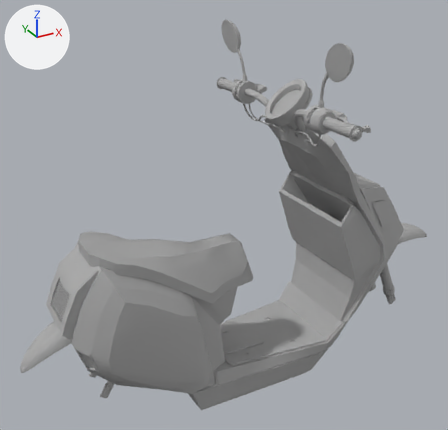
The OBJ model Resources/Bike/carlinga.obj as it was, and as the next commit left it.
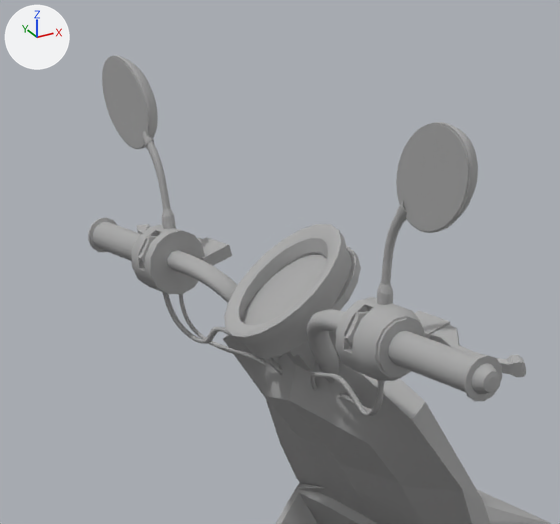
Each version appears first whole from a 50 mm camera at (-0.143, -0.246, 0.236) aimed at (-0.005, 0.003, 0.111), and next in a close-up on the part from 41% to 85% of the width and 0% to 43% of the height. The lights are fixed; the arrows at upper left show +X, +Y and +Z. Where no turn or scale is listed for an object, it has been applied to the vertices. Vertices at the same position are counted once.

The first close-up shows 'pasted__pasted__pCylinder11_Untitled.015', 'pasted__pasted__pCylinder12_Untitled.013', 'pasted__pasted__pSphere8_Untitled.003', 'pasted__pasted__polySurface83_Untitled.002', 'pasted__pasted__polySurface84_Untitled.019', 'pasted__pasted__polySurface87_Untitled.016', 'pasted__pasted__polySurface88_Untitled.012'.
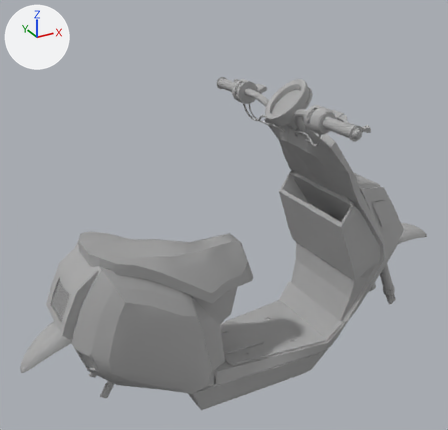
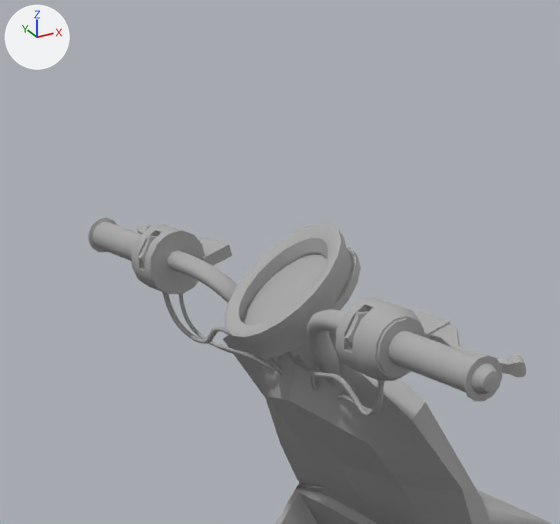
Changed parts and their boxes (x1, y1, x2, y2) in the close-ups (560 x 524 px):
'pasted__pasted__polySurface87_Untitled.016', reshaped: before (88, 55, 502, 416); after (88, 217, 502, 416)
'pasted__pasted__pCylinder12_Untitled.013', reshaped: before (137, 131, 526, 383); after (137, 224, 526, 386)
'pasted__pasted__polySurface83_Untitled.002', deleted: before (397, 125, 468, 231)
'pasted__pasted__polySurface84_Untitled.019', deleted: before (102, 58, 148, 148)
part 1 of me_pasted__pasted__pcylinder12_untitled_013, cut back: before (377, 201, 407, 305)
part 2 of me_pasted__pasted__pcylinder12_untitled_013, cut back: before (142, 131, 176, 229)
part 3 of me_pasted__pasted__polysurface87_untitled_016, deleted: before (102, 55, 158, 149)
part 4 of me_pasted__pasted__polysurface87_untitled_016, deleted: before (396, 122, 478, 233)

Patch to the scene script:
```diff
--- a/Resources/Bike/carlinga.obj.py
+++ b/Resources/Bike/carlinga.obj.py
@@ me_pasted__pasted__pcylinder12_untitled_013 @@
 # used by ob_pasted__pasted__pcylinder12_untitled_013; location = (0.0, 0.0, 0.0)
-me_pasted__pasted__pcylinder12_untitled_013.from_pydata(...)  # 3248 vertices, 4540 faces; spans x -0.081..0.104, y -0.061..0.049, z 0.037..0.189
+me_pasted__pasted__pcylinder12_untitled_013.from_pydata(...)  # 2848 vertices, 5608 faces; spans x -0.081..0.104, y -0.061..0.049, z 0.037..0.171
+# me_pasted__pasted__pcylinder12_untitled_013 part 1: 206 vertices removed from x 0.017..0.02, y -0.044..-0.036, z 0.171..0.189; 4 vertices added at x 0.019..0.02, y -0.039..-0.036, z 0.17..0.171
+# me_pasted__pasted__pcylinder12_untitled_013 part 2: 203 vertices removed from x 0.017..0.02, y 0.024..0.032, z 0.171..0.189; 5 vertices added at x 0.018..0.021, y 0.025..0.026, z 0.17..0.171
 me_pasted__pasted__pcylinder12_untitled_013.materials.append(mat_pasted__lambert4)
@@ me_pasted__pasted__polysurface87_untitled_016 @@
 me_pasted__pasted__polysurface87_untitled_016.from_pydata(...)  # 2446 vertices, 2430 faces; spans x 0.0127..0.0401, y -0.0636..0.0515, z 0.1353..0.2005
 # used by ob_pasted__pasted__polysurface87_untitled_016; location = (0.0, 0.0, 0.0)
+# me_pasted__pasted__polysurface87_untitled_016 part 3: the loose piece of 411 vertices spanning x 0.0159..0.0212, y 0.0294..0.0458, z 0.1848..0.2005 is deleted
+# me_pasted__pasted__polysurface87_untitled_016 part 4: the loose piece of 411 vertices spanning x 0.0159..0.0212, y -0.0579..-0.0415, z 0.1848..0.2005 is deleted
 me_pasted__pasted__polysurface87_untitled_016.materials.append(mat_pasted__lambert4)
@@ ob_pasted__pasted__polysurface83_untitled_002 @@
-ob_pasted__pasted__polysurface83_untitled_002 = bpy.data.objects.new('pasted__pasted__polySurface83_Untitled.002', me_pasted__pasted__polysurface83_untitled_002)
-ob_pasted__pasted__polysurface83_untitled_002.location = (0.0, 0.0, 0.0)
@@ ob_pasted__pasted__polysurface84_untitled_019 @@
-ob_pasted__pasted__polysurface84_untitled_019 = bpy.data.objects.new('pasted__pasted__polySurface84_Untitled.019', me_pasted__pasted__polysurface84_untitled_019)
-ob_pasted__pasted__polysurface84_untitled_019.location = (0.0, 0.0, 0.0)
```
